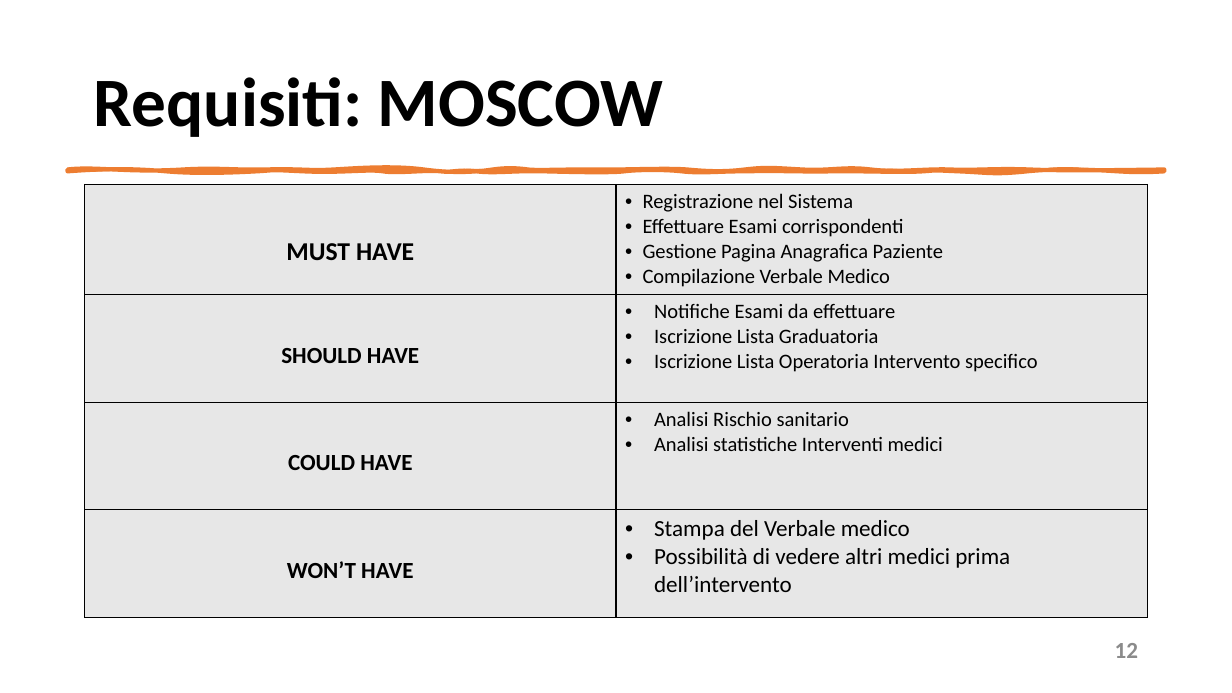
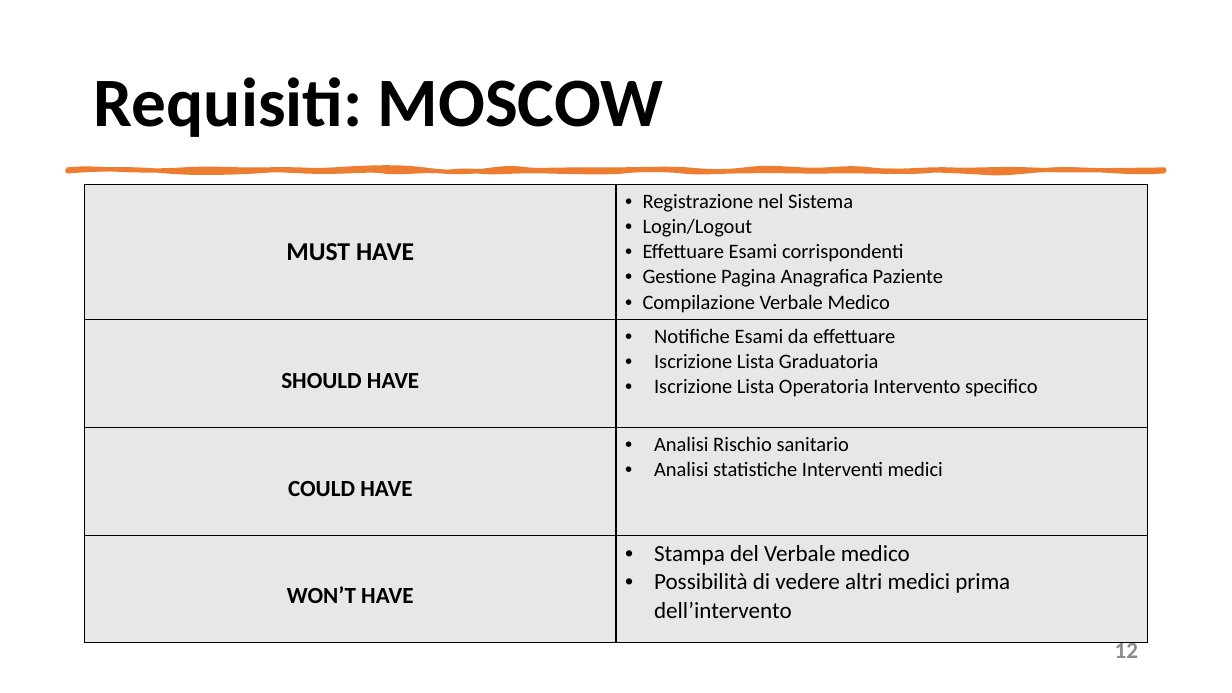
Before and after one commit to mangilimatteo/Progetto_Ingegneria_Software_Cattaneo_Mangili_Saini, a slide deck: slide 12 of Presentazione/Presentazione_Progetto.pptx. Drawn at 1232x693 pixels with LibreOffice and Linux fonts; fonts in the diff are those of the drawing. Boxes give left, top, right and bottom in pixels: in the first picture for what was removed or moved away, otherwise in the second. Text is boxed around its words. In the diff, an @@ line names an element or a change of style, - is before the commit and + after.

```diff
--- a/Presentazione/Presentazione_Progetto.pptx
+++ b/Presentazione/Presentazione_Progetto.pptx
@@ table at (85, 185, 1148, 641) @@
-row 1, column 2: Registrazione nel Sistema / Effettuare Esami corrispondenti / Gestione Pagina Anagrafica Paziente / Compilazione Verbale Medico
+row 1, column 2: Registrazione nel Sistema / Login/Logout / Effettuare Esami corrispondenti / Gestione Pagina Anagrafica Paziente / Compilazione Verbale Medico
```
Also in this commit, not shown: 1 other slide changed.
